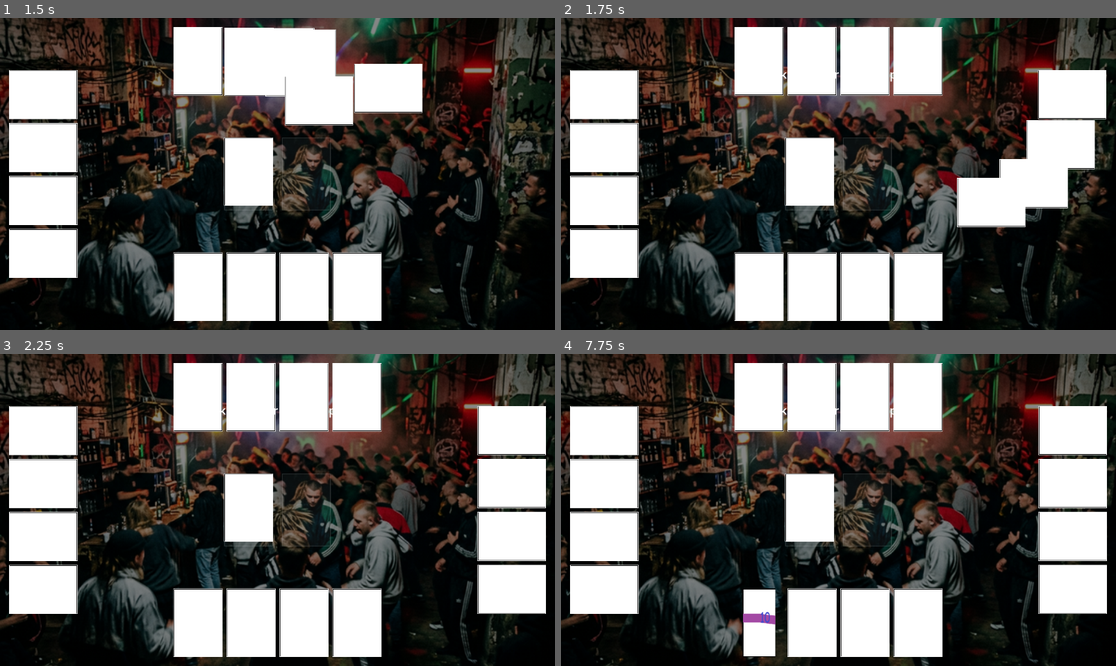
Above: before the commit, frames 1-4 (two rows, left to right).
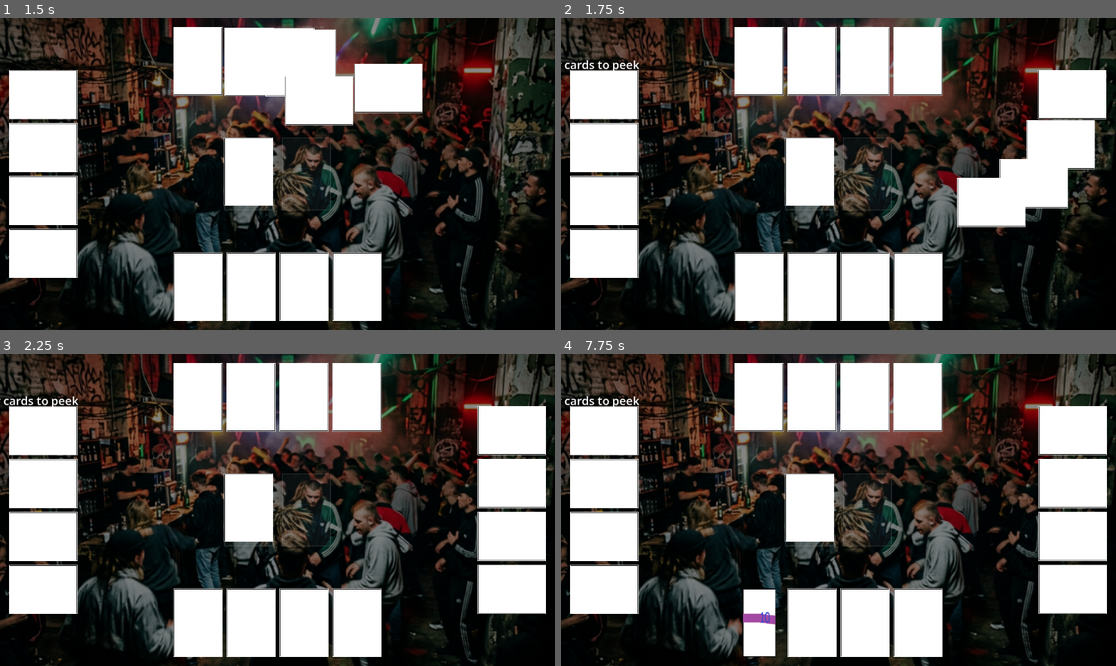
Above: after the commit, the same moments.

Repository: DinVin24/dutch
Game: Godot game, scene res://main_menu.tscn
Same seed, same stepped clock (60 frames per second), same inputs: the game is played once before the commit and once after it.
Inputs (mouse positions are in pixels of both pictures, inside the frame that each line leads up to):
- Up to frame 1 (1.5 s): click "Start" at 0.5 s; click (249, 170) at 1.27 s
- Up to frame 2 (1.75 s): no input
- Up to frame 3 (2.25 s): click (249, 506) at 2.02 s
- Up to frame 4 (7.75 s): click (810, 506) at 2.77 s; tap Enter at 3.5, 5, 6.5 s; click (810, 506) at 3.67 s; tap Space at 4.25, 5.75, 7.25 s; move the mouse to (810, 506) at 4.27 s; click (810, 506) at 4.42 s; move the mouse to (805, 506) at 5.02 s; click (805, 506) at 5.17 s; move the mouse to (805, 503) at 5.77 s; click (805, 503) at 5.92 s; move the mouse to (805, 503) at 6.52 s; click (805, 503) at 6.67 s; move the mouse to (760, 622) at 7.27 s; click (760, 622) at 7.42 s

Frame 1 is identical in both runs. In frame 2, 0.2% of the frame differs, in the area x 0-60%, y 13-21%; in frame 3, 0.2%; in frame 4, 0.2%.

Commit message:
fix: finalize UI layering and procedural agent rules
- Set GameUI layer to 128 for guaranteed top-level rendering
- Anchored TurnLabel to Top-Left corner as requested
- Updated AGENTS.md with the Procedural Opt-In QA rule
- Logged final UI regression in GitHub Issue #11

Diff:
--- a/game_board.gd
+++ b/game_board.gd
@@ -78,12 +78,10 @@
 	if not $GameUI/MainHUD.has_node("TurnLabel"):
 		var label = Label.new()
 		label.name = "TurnLabel"
-		label.horizontal_alignment = HORIZONTAL_ALIGNMENT_CENTER
-		label.grow_horizontal = Control.GROW_DIRECTION_BOTH
-		label.z_index = 100
+		label.horizontal_alignment = HORIZONTAL_ALIGNMENT_LEFT
 		$GameUI/MainHUD.add_child(label)
-		label.set_anchors_preset(Control.PRESET_CENTER_TOP)
-		label.position.y += 10
+		label.set_anchors_preset(Control.PRESET_TOP_LEFT)
+		label.position = Vector2(20, 20)
 
 	$GameUI/MainHUD.get_node("TurnLabel").text = label_text
 
@@ -179,9 +177,9 @@
 		label.name = "AbilityMessage"
 		label.horizontal_alignment = HORIZONTAL_ALIGNMENT_CENTER
 		label.grow_horizontal = Control.GROW_DIRECTION_BOTH
-		label.z_index = 100
-		label.set_anchors_and_offsets_preset(Control.PRESET_CENTER_TOP, Control.PRESET_MODE_KEEP_WIDTH, 100)
-		get_node("GameUI/MainHUD").add_child(label)
+		$GameUI/MainHUD.add_child(label)
+		label.set_anchors_preset(Control.PRESET_CENTER_TOP)
+		label.position.y = 80
 		label.add_theme_font_size_override("font_size", 24)
 
 	label.text = text
--- a/game_board.tscn
+++ b/game_board.tscn
@@ -136,6 +136,7 @@
 position = Vector2(1000, 324)
 
 [node name="GameUI" type="CanvasLayer" parent="."]
+layer = 128
 
 [node name="MainHUD" type="Control" parent="GameUI"]
 layout_mode = 3
Not shown, changed: AGENTS.md
Not shown, changed: run_experimental_qa.sh
